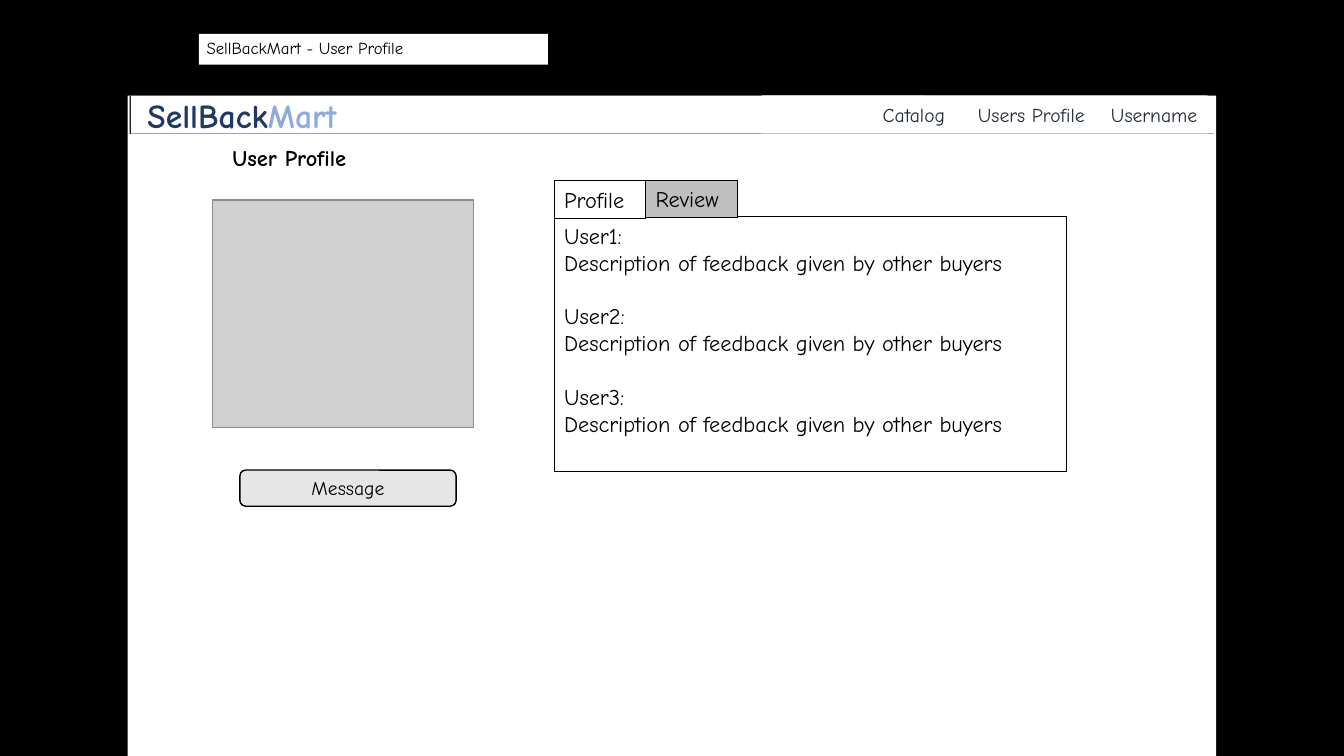
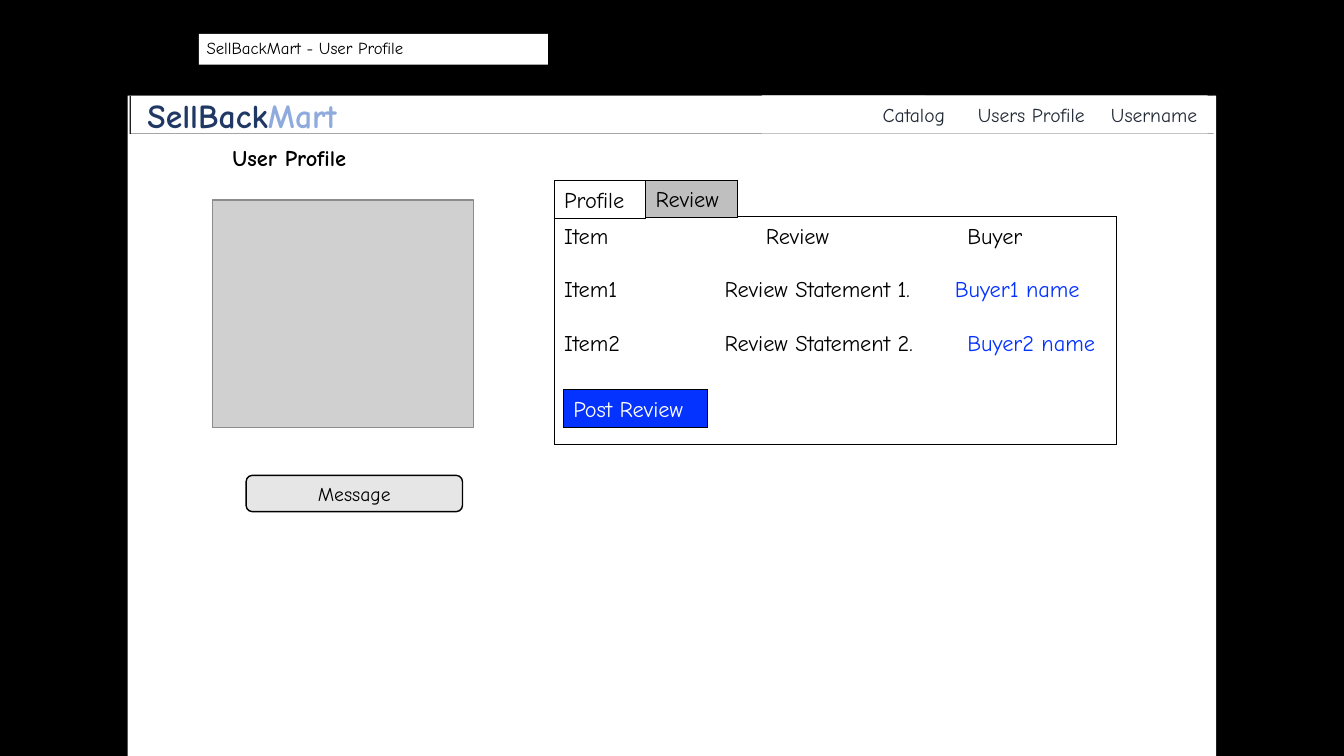
Before and after one commit to byllynho/SellBackMart, a slide deck: slide 18 of docs/wireframes/wireframes_2.1.pptx. Drawn at 1344x756 pixels with LibreOffice and Linux fonts; fonts in the diff are those of the drawing; grey boxes stand for pictures; background and template pictures are left out. Boxes give left, top, right and bottom in pixels: in the first picture for what was removed or moved away, otherwise in the second. Text is boxed around its words. In the diff, an @@ line names an element or a change of style, - is before the commit and + after.

```diff
--- a/docs/wireframes/wireframes_2.1.pptx
+++ b/docs/wireframes/wireframes_2.1.pptx
@@ rectangle "Item Review Buyer": place and size @@
-rectangle "Item Review Buyer" at (555, 217, 1068, 471)
+rectangle "Item Review Buyer" at (555, 217, 1117, 445)
@@ text in rectangle at (564, 229, 1095, 356): text changed @@
-User1:
-Description of feedback given by other buyers
-User2:
-Description of feedback given by other buyers
-User3:
-Description of feedback given by other buyers
+Item Review Buyer
+Item1 Review Statement 1. Buyer1 name
+Item2 Review Statement 2. Buyer2 name
@@ rectangle added at (564, 390, 708, 427), fill #0432FF, outline #000000 0.75 pt, 16 pt, text #FFFFFF @@
+Post Review
@@ rounded rectangle "Message": place and size @@
-rounded rectangle "Message" at (240, 470, 457, 506)
+rounded rectangle "Message" at (246, 476, 463, 512)
```
Also in this commit, not shown: 1 other slide changed, 3 slides added, 4 other files.
